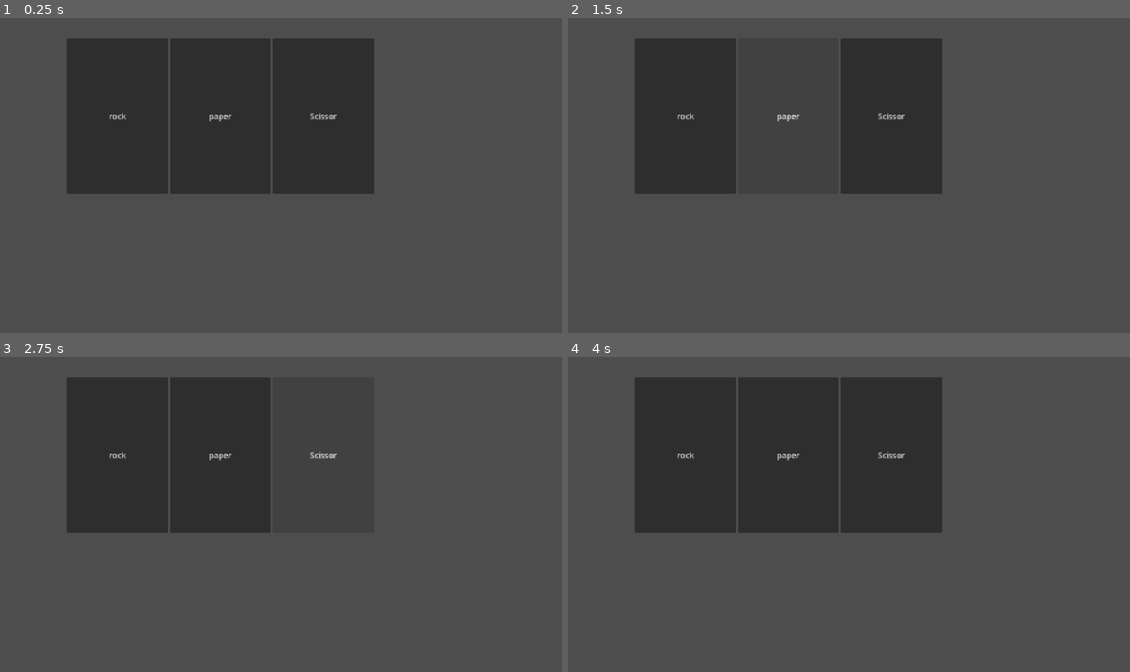
Above: before the commit, frames 1-4 (two rows, left to right).
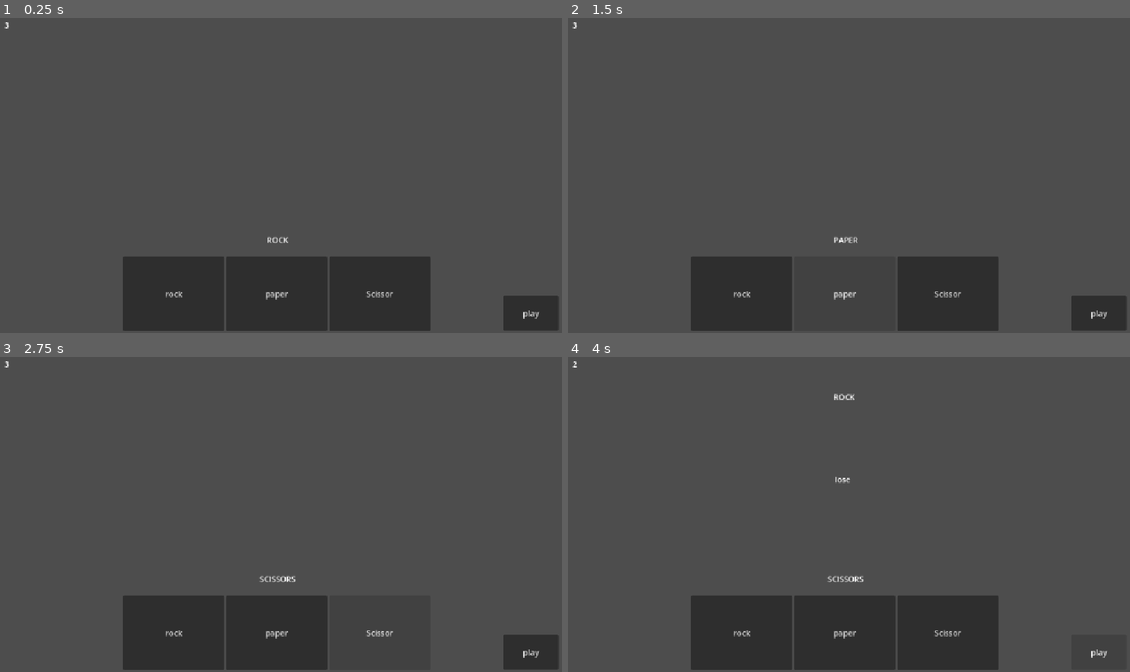
Above: after the commit, the same moments.

Repository: 5ald48/ropasco
Game: Godot game, scene res://scenes/main.tscn
The game is run twice, just before and just after one commit, with the same random seed, the same clock (stepped at 60 frames per second) and the same inputs.
Inputs (mouse positions are in pixels of both pictures, inside the frame that each line leads up to):
- Up to frame 1 (0.25 s): no input
- Up to frame 2 (1.5 s): click "rock" at 0.5 s; click "paper" at 1.25 s
- Up to frame 3 (2.75 s): click "Scissor" at 2 s
- Up to frame 4 (4 s): click (1096, 653) at 2.75 s, where only the run after the commit has a clickable "play"; click (1096, 653) at 3.5 s, where only the run after the commit has a clickable "play"

The runs differ from the first frame. In frame 1, 40% of the frame differs, in the area x 0-100%, y 1-100%; in frame 2, 27%; in frame 3, 27%; in frame 4, 39%.

Commit message:
basic rock paper scissor

Diff:
--- a/project.godot
+++ b/project.godot
@@ -17,7 +17,7 @@
 
 [autoload]
 
-InGameVariables="*uid://c54poygcwv83v"
+inGameVariables="*uid://c54poygcwv83v"
 
 [display]
 
--- /dev/null
+++ b/scenes/enemy_type.tscn
@@ -0,0 +1,8 @@
+[gd_scene format=3 uid="uid://b5a4d0r5tg43t"]
+
+[ext_resource type="Script" uid="uid://dsyt4ptax2i37" path="res://scripts/normal_enemy.gd" id="1_707tg"]
+
+[node name="enemy type" type="Node2D" unique_id=495329272]
+
+[node name="normal enemy" type="Node2D" parent="." unique_id=1434851624]
+script = ExtResource("1_707tg")
--- a/scenes/in_game_ui.tscn
+++ b/scenes/in_game_ui.tscn
@@ -1,4 +1,70 @@
 [gd_scene format=3 uid="uid://crlc85bdrvl7u"]
+
+[ext_resource type="Script" uid="uid://d2fx0xovlsqpm" path="res://scripts/rock.gd" id="1_kplmn"]
+[ext_resource type="Script" uid="uid://cv5kx30j3r3cm" path="res://scripts/paper.gd" id="2_a45jx"]
+[ext_resource type="Script" uid="uid://c8hy1t0fec7oj" path="res://scripts/scissor.gd" id="3_fqvwy"]
+[ext_resource type="PackedScene" uid="uid://csfy42ei1jnr0" path="res://scenes/play.tscn" id="4_fqvwy"]
+[ext_resource type="Script" uid="uid://cd3b34rvooa60" path="res://scripts/play.gd" id="5_ria60"]
+
+[sub_resource type="GDScript" id="GDScript_bhunq"]
+script/source = "extends RichTextLabel
+
+
+# Called when the node enters the scene tree for the first time.
+func _ready() -> void:
+	pass # Replace with function body.
+
+
+# Called every frame. 'delta' is the elapsed time since the previous frame.
+func _process(_delta: float) -> void:
+	text = inGameVariables.Choice.keys()[inGameVariables.player_choice]
+"
+
+[sub_resource type="GDScript" id="GDScript_ria60"]
+script/source = "extends RichTextLabel
+
+
+# Called when the node enters the scene tree for the first time.
+func _ready() -> void:
+	pass # Replace with function body.
+
+
+# Called every frame. 'delta' is the elapsed time since the previous frame.
+func _process(_delta: float) -> void:
+	pass
+
+
+func _on_play_pressed() -> void:
+	text = inGameVariables.Choice.keys()[inGameVariables.enemy_choice]
+"
+
+[sub_resource type="GDScript" id="GDScript_6qwj3"]
+script/source = "extends RichTextLabel
+
+
+# Called when the node enters the scene tree for the first time.
+func _ready() -> void:
+	pass # Replace with function body.
+
+
+# Called every frame. 'delta' is the elapsed time since the previous frame.
+func _process(_delta: float) -> void:
+	text = inGameVariables.result
+"
+
+[sub_resource type="GDScript" id="GDScript_riqys"]
+script/source = "extends RichTextLabel
+
+
+# Called when the node enters the scene tree for the first time.
+func _ready() -> void:
+	pass # Replace with function body.
+
+
+# Called every frame. 'delta' is the elapsed time since the previous frame.
+func _process(_delta: float) -> void:
+	text = str(inGameVariables.player_HP)
+"
 
 [node name="ui" type="Control" unique_id=622701640]
 layout_mode = 3
@@ -8,24 +74,87 @@
 
 [node name="HBoxContainer" type="HBoxContainer" parent="." unique_id=1440846559]
 layout_mode = 0
-offset_left = 142.0
-offset_top = 47.0
-offset_right = 769.0
-offset_bottom = 364.0
+offset_left = 257.0
+offset_top = 492.0
+offset_right = 884.0
+offset_bottom = 644.0
 alignment = 1
 
 [node name="Rock" type="Button" parent="HBoxContainer" unique_id=721310357]
 layout_mode = 2
 size_flags_horizontal = 3
 text = "rock"
+script = ExtResource("1_kplmn")
 
 [node name="Paper" type="Button" parent="HBoxContainer" unique_id=532671882]
 layout_mode = 2
 size_flags_horizontal = 3
 text = "paper"
+script = ExtResource("2_a45jx")
 
 [node name="Scissor" type="Button" parent="HBoxContainer" unique_id=1944870096]
 layout_mode = 2
 size_flags_horizontal = 3
 text = "Scissor
 "
+script = ExtResource("3_fqvwy")
+
+[node name="player choice" type="RichTextLabel" parent="." unique_id=60392213]
+layout_mode = 0
+offset_left = 526.0
+offset_top = 435.0
+offset_right = 619.0
+offset_bottom = 481.0
+fit_content = true
+scroll_active = false
+horizontal_alignment = 1
+vertical_alignment = 1
+script = SubResource("GDScript_bhunq")
+
+[node name="enemy choice" type="RichTextLabel" parent="." unique_id=1442779430]
+layout_mode = 0
+offset_left = 523.0
+offset_top = 64.0
+offset_right = 616.0
+offset_bottom = 110.0
+fit_content = true
+scroll_active = false
+horizontal_alignment = 1
+vertical_alignment = 1
+script = SubResource("GDScript_ria60")
+
+[node name="result" type="RichTextLabel" parent="." unique_id=1948985024]
+layout_mode = 0
+offset_left = 546.0
+offset_top = 235.0
+offset_right = 586.0
+offset_bottom = 275.0
+fit_content = true
+scroll_active = false
+horizontal_alignment = 1
+vertical_alignment = 1
+script = SubResource("GDScript_6qwj3")
+
+[node name="hp" type="RichTextLabel" parent="." unique_id=48476423]
+layout_mode = 0
+offset_right = 40.0
+offset_bottom = 40.0
+fit_content = true
+scroll_active = false
+horizontal_alignment = 1
+vertical_alignment = 1
+script = SubResource("GDScript_riqys")
+
+[node name="play" parent="." unique_id=1222508178 instance=ExtResource("4_fqvwy")]
+layout_mode = 0
+offset_left = 1032.0
+offset_top = 572.0
+offset_right = 1145.0
+offset_bottom = 643.0
+text = "play"
+script = ExtResource("5_ria60")
+
+[connection signal="pressed" from="HBoxContainer/Rock" to="HBoxContainer/Rock" method="_on_pressed"]
+[connection signal="pressed" from="HBoxContainer/Paper" to="HBoxContainer/Paper" method="_on_pressed"]
+[connection signal="pressed" from="HBoxContainer/Scissor" to="HBoxContainer/Scissor" method="_on_pressed"]
+[connection signal="pressed" from="play" to="enemy choice" method="_on_play_pressed"]
--- /dev/null
+++ b/scenes/play.tscn
@@ -0,0 +1,13 @@
+[gd_scene format=3 uid="uid://csfy42ei1jnr0"]
+
+[ext_resource type="PackedScene" uid="uid://b5a4d0r5tg43t" path="res://scenes/enemy_type.tscn" id="1_8r3iy"]
+
+[node name="play" type="Button" unique_id=1222508178]
+offset_right = 8.0
+offset_bottom = 8.0
+
+[node name="enemy type" parent="." unique_id=495329272 instance=ExtResource("1_8r3iy")]
+
+[connection signal="pressed" from="." to="enemy type/normal enemy" method="_on_play_pressed"]
+
+[editable path="enemy type"]
--- a/scripts/in_game_variables.gd
+++ b/scripts/in_game_variables.gd
@@ -1,11 +1,15 @@
 extends Node
 
+enum Choice { ROCK, PAPER, SCISSORS }
 
-# Called when the node enters the scene tree for the first time.
-func _ready() -> void:
-	pass # Replace with function body.
+var player_choice :Choice
+var enemy_choice :Choice
+
+var result =""
+var player_HP: int = 3
 
 
-# Called every frame. 'delta' is the elapsed time since the previous frame.
-func _process(delta: float) -> void:
+
+
+func _process(_delta: float) -> void:
 	pass
--- /dev/null
+++ b/scripts/normal_enemy.gd
@@ -0,0 +1,43 @@
+extends Node2D
+
+
+
+# Called when the node enters the scene tree for the first time.
+func _ready() -> void:
+	pass # Replace with function body.
+
+
+# Called every frame. 'delta' is the elapsed time since the previous frame.
+func _process(_delta: float) -> void:
+	pass
+
+
+func _on_play_pressed() -> void:
+
+
+	inGameVariables.enemy_choice = inGameVariables.Choice.values().pick_random()
+
+
+	if inGameVariables.player_choice == inGameVariables.enemy_choice:
+		inGameVariables.result = "draw"
+
+	elif inGameVariables.player_choice == inGameVariables.Choice.ROCK and inGameVariables.enemy_choice == inGameVariables.Choice.SCISSORS:
+		inGameVariables.result = "win"
+
+	elif inGameVariables.player_choice == inGameVariables.Choice.ROCK and inGameVariables.enemy_choice == inGameVariables.Choice.PAPER:
+		inGameVariables.result = "lose"
+		inGameVariables.player_HP -= 1
+
+	elif inGameVariables.player_choice == inGameVariables.Choice.PAPER and inGameVariables.enemy_choice == inGameVariables.Choice.ROCK:
+		inGameVariables.result = "win"
+
+	elif inGameVariables.player_choice == inGameVariables.Choice.PAPER and inGameVariables.enemy_choice == inGameVariables.Choice.SCISSORS:
+		inGameVariables.result = "lose"
+		inGameVariables.player_HP -= 1
+
+	elif inGameVariables.player_choice == inGameVariables.Choice.SCISSORS and inGameVariables.enemy_choice == inGameVariables.Choice.ROCK:
+		inGameVariables.result = "lose"
+		inGameVariables.player_HP -= 1
+
+	elif inGameVariables.player_choice == inGameVariables.Choice.SCISSORS and inGameVariables.enemy_choice == inGameVariables.Choice.PAPER:
+		inGameVariables.result = "win"
--- /dev/null
+++ b/scripts/paper.gd
@@ -0,0 +1,15 @@
+extends Button
+
+
+# Called when the node enters the scene tree for the first time.
+func _ready() -> void:
+	pass # Replace with function body.
+
+
+# Called every frame. 'delta' is the elapsed time since the previous frame.
+func _process(_delta: float) -> void:
+	pass
+
+
+func _on_pressed() -> void:
+	inGameVariables.player_choice = inGameVariables.Choice.PAPER
--- /dev/null
+++ b/scripts/play.gd
@@ -0,0 +1,11 @@
+extends Button
+
+
+# Called when the node enters the scene tree for the first time.
+func _ready() -> void:
+	pass # Replace with function body.
+
+
+# Called every frame. 'delta' is the elapsed time since the previous frame.
+func _process(_delta: float) -> void:
+	pass
--- /dev/null
+++ b/scripts/rock.gd
@@ -0,0 +1,15 @@
+extends Button
+
+
+# Called when the node enters the scene tree for the first time.
+func _ready() -> void:
+	pass # Replace with function body.
+
+
+# Called every frame. 'delta' is the elapsed time since the previous frame.
+func _process(_delta: float) -> void:
+	pass
+
+
+func _on_pressed() -> void:
+	inGameVariables.player_choice = inGameVariables.Choice.ROCK
--- /dev/null
+++ b/scripts/scissor.gd
@@ -0,0 +1,15 @@
+extends Button
+
+
+# Called when the node enters the scene tree for the first time.
+func _ready() -> void:
+	pass # Replace with function body.
+
+
+# Called every frame. 'delta' is the elapsed time since the previous frame.
+func _process(_delta: float) -> void:
+	pass
+
+
+func _on_pressed() -> void:
+	inGameVariables.player_choice = inGameVariables.Choice.SCISSORS
Not shown, added: scripts/normal_enemy.gd.uid
Not shown, added: scripts/paper.gd.uid
Not shown, added: scripts/play.gd.uid
Not shown, added: scripts/rock.gd.uid
Not shown, added: scripts/scissor.gd.uid
